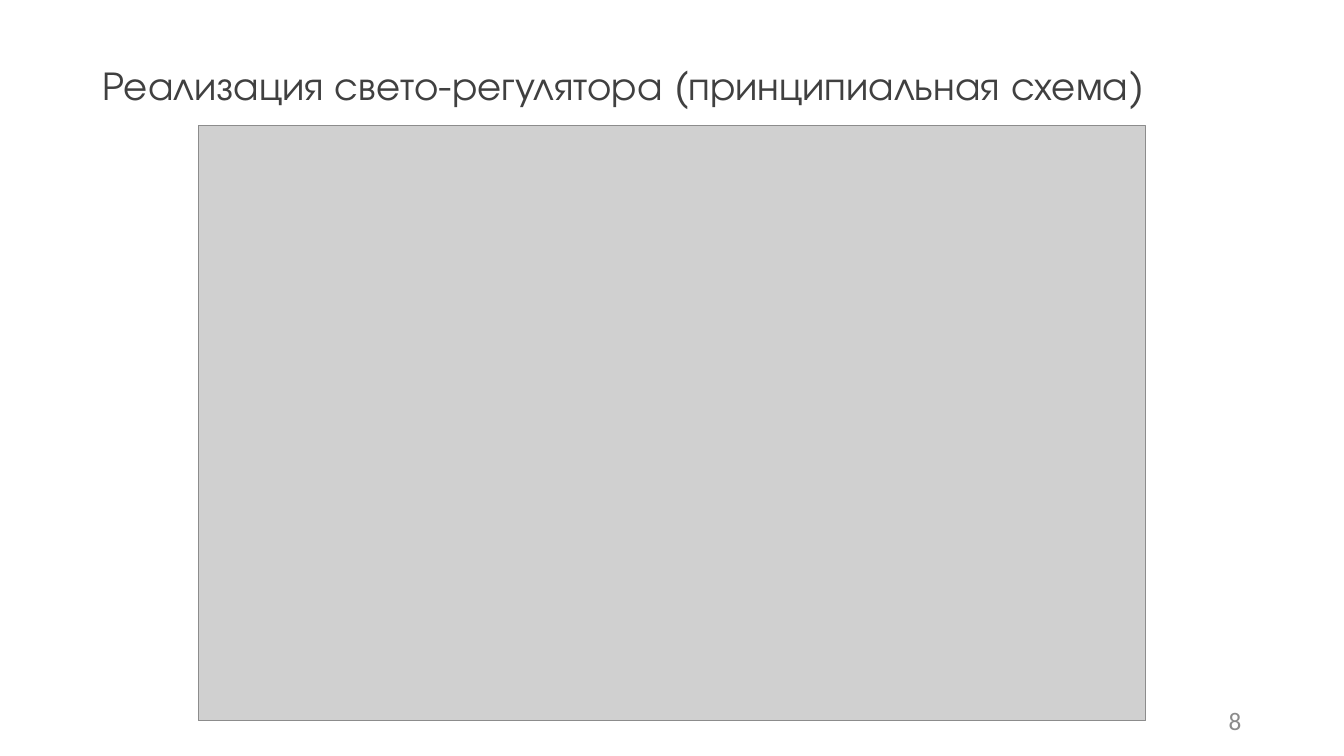
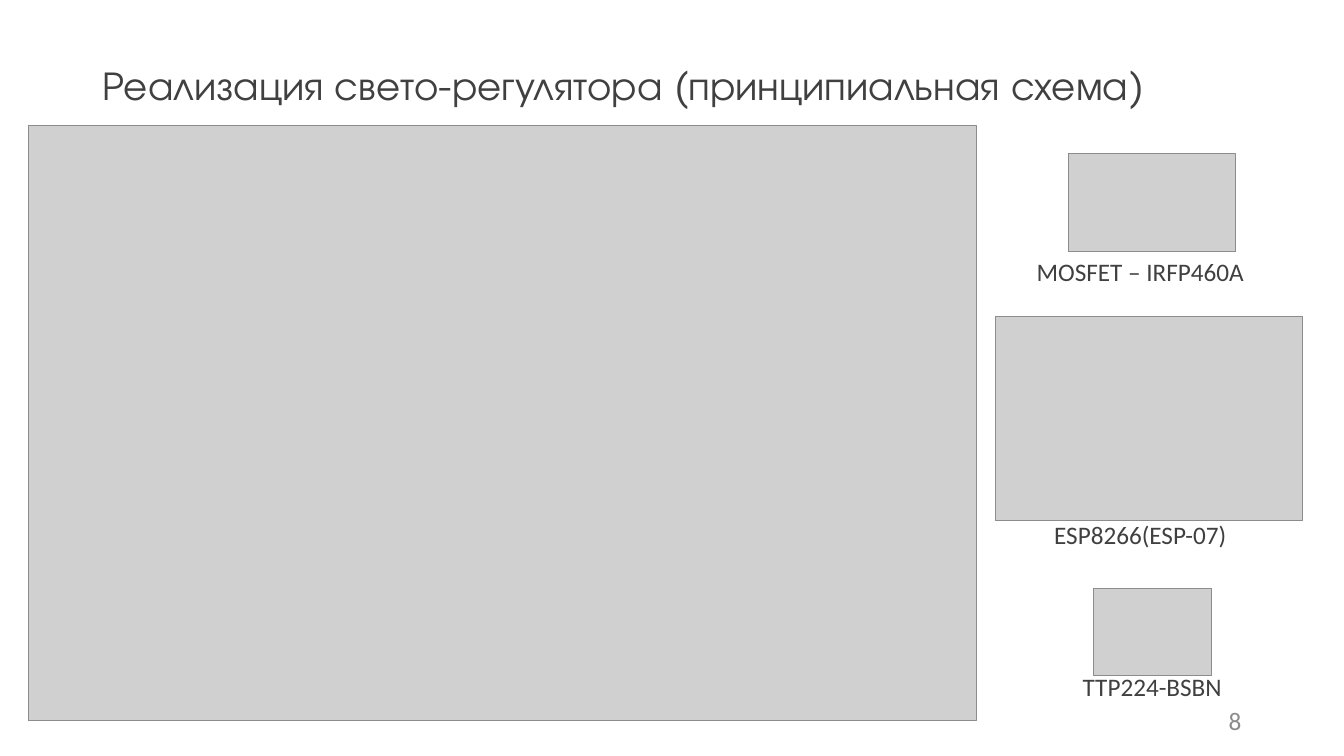
Before and after one commit to kaf3/dimmer, a slide deck: slide 8 of Презентация1.pptx. Drawn at 1344x756 pixels with LibreOffice and Linux fonts; fonts in the diff are those of the drawing; grey boxes stand for pictures. Boxes give left, top, right and bottom in pixels: in the first picture for what was removed or moved away, otherwise in the second. Text is boxed around its words. In the diff, an @@ line names an element or a change of style, - is before the commit and + after.

```diff
--- a/Презентация1.pptx
+++ b/Презентация1.pptx
@@ picture: place and size @@
-picture at [198, 126, 1145, 721]
+picture at [28, 126, 976, 721]
@@ picture added at [1069, 154, 1235, 252] @@
@@ text added at [1037, 264, 1243, 281], 18 pt, text #404040 @@
+MOSFET – IRFP460A
@@ picture added at [996, 317, 1303, 521] @@
@@ text added at [1054, 526, 1226, 547], 18 pt, text #404040 @@
+ESP8266(ESP-07)
@@ picture added at [1094, 588, 1212, 676] @@
@@ text added at [1083, 675, 1222, 696], 18 pt, text #404040 @@
+TTP224-BSBN
```
Also in this commit, not shown: 1 other file.
